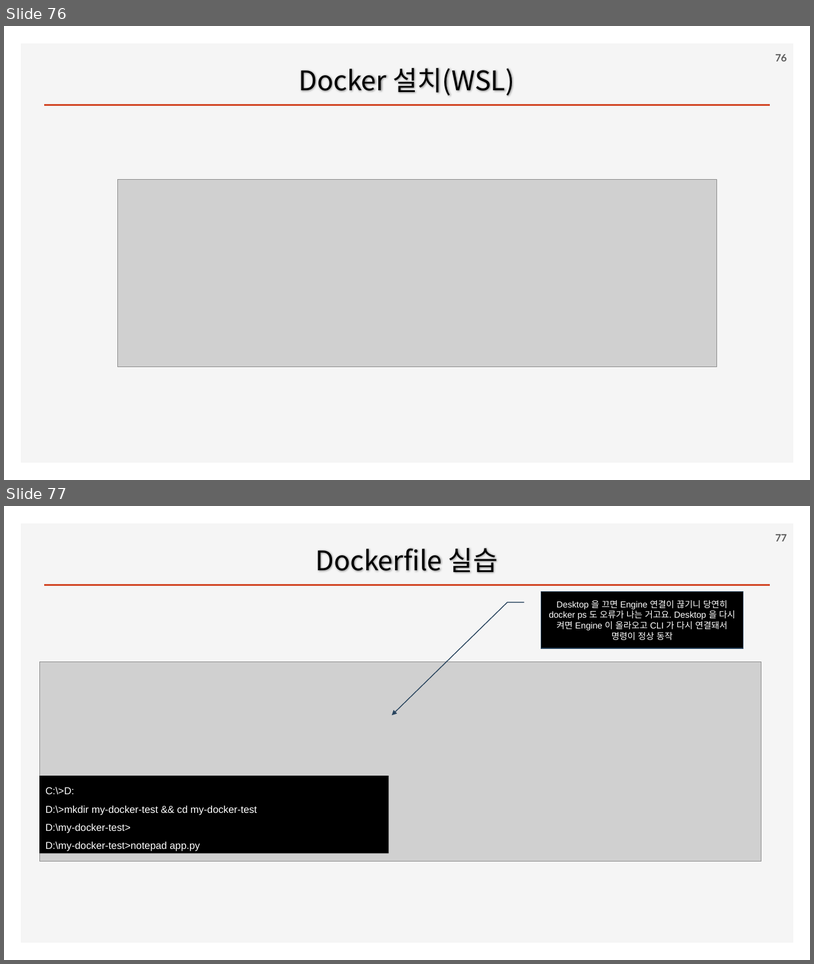
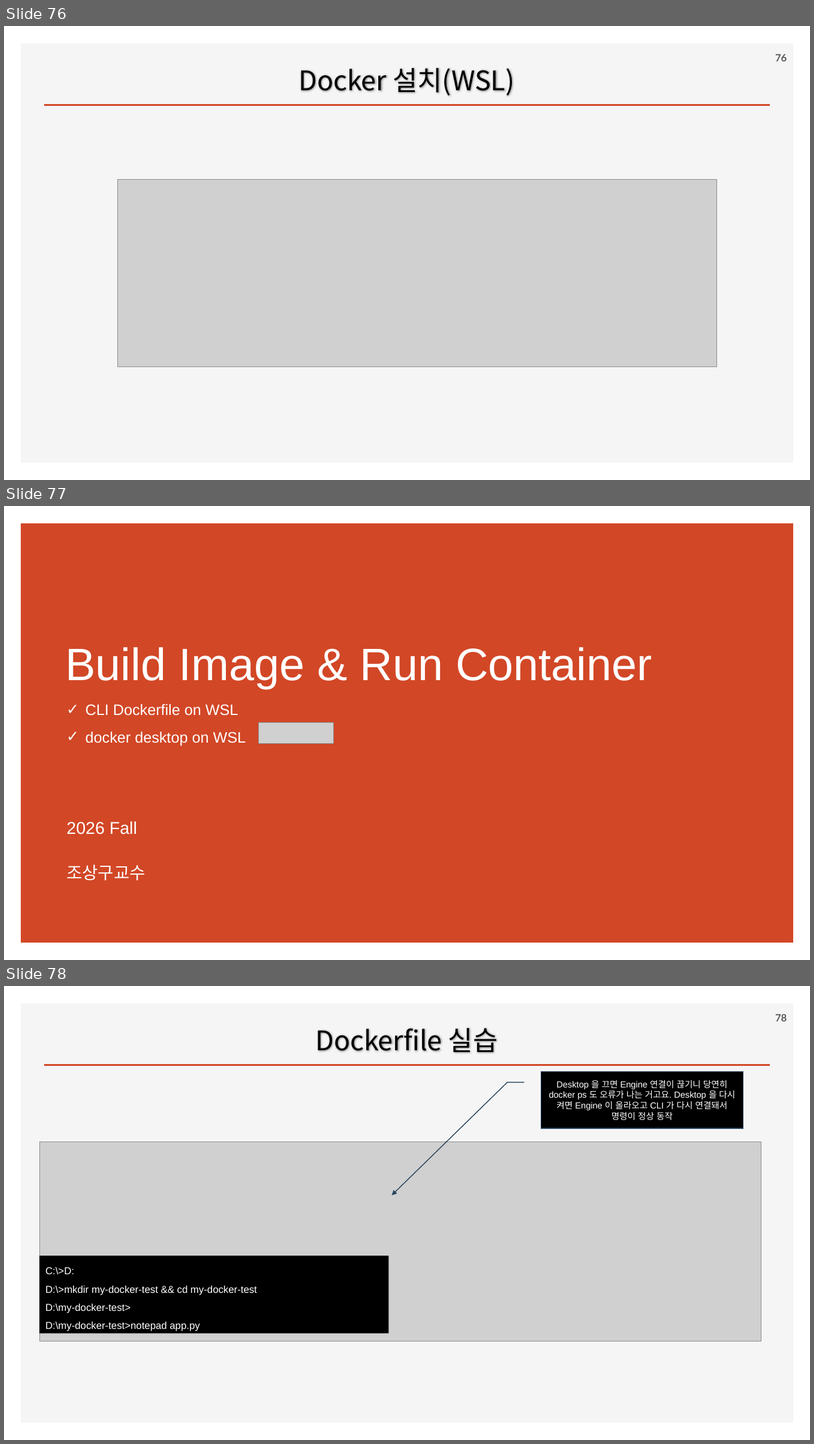
Before and after one commit to ancestor9/2026_Fall_AI-Workflow, a slide deck: PPTs/00_App Deployment.pptx. Shown one above the other, each under a label of ours: slides 76 and 77 before the commit, slides 76, 77 and 78 after it. The pictures are 814x964 and 814x1444 pixels, drawn with LibreOffice and Linux fonts; fonts in the diff are those of the drawing; grey boxes stand for pictures; background and template pictures are left out. Boxes give left, top, right and bottom in pixels: in the first picture for what was removed or moved away, otherwise in the second. Text is boxed around its words. In the diff, an @@ line names an element or a change of style, - is before the commit and + after.

```diff
--- a/PPTs/00_App Deployment.pptx
+++ b/PPTs/00_App Deployment.pptx
@@ slide 77 added at bbox=[4, 506, 810, 960], background #FFFFFF @@
@@ rectangle added at bbox=[21, 523, 794, 943], fill #D24726 @@
@@ title added at bbox=[65, 647, 653, 688], 54 pt, text #FFFFFF @@
+Build Image & Run Container
@@ text added at bbox=[86, 703, 246, 745], 18 pt, text #FFFFFF @@
+✓ CLI Dockerfile on WSL
+✓ docker desktop on WSL
@@ picture added at bbox=[258, 722, 333, 743] @@
@@ text added at bbox=[66, 821, 145, 880], 20.4 pt, text #FFFFFF @@
+2026 Fall
+조상구교수
@@ what was slide 77 is now slide 78 @@
@@ page number at bbox=[776, 1014, 787, 1021]: text changed @@
-77
+78
```
Also in this commit, not shown: 2 slides changed, 4 other slides added.
